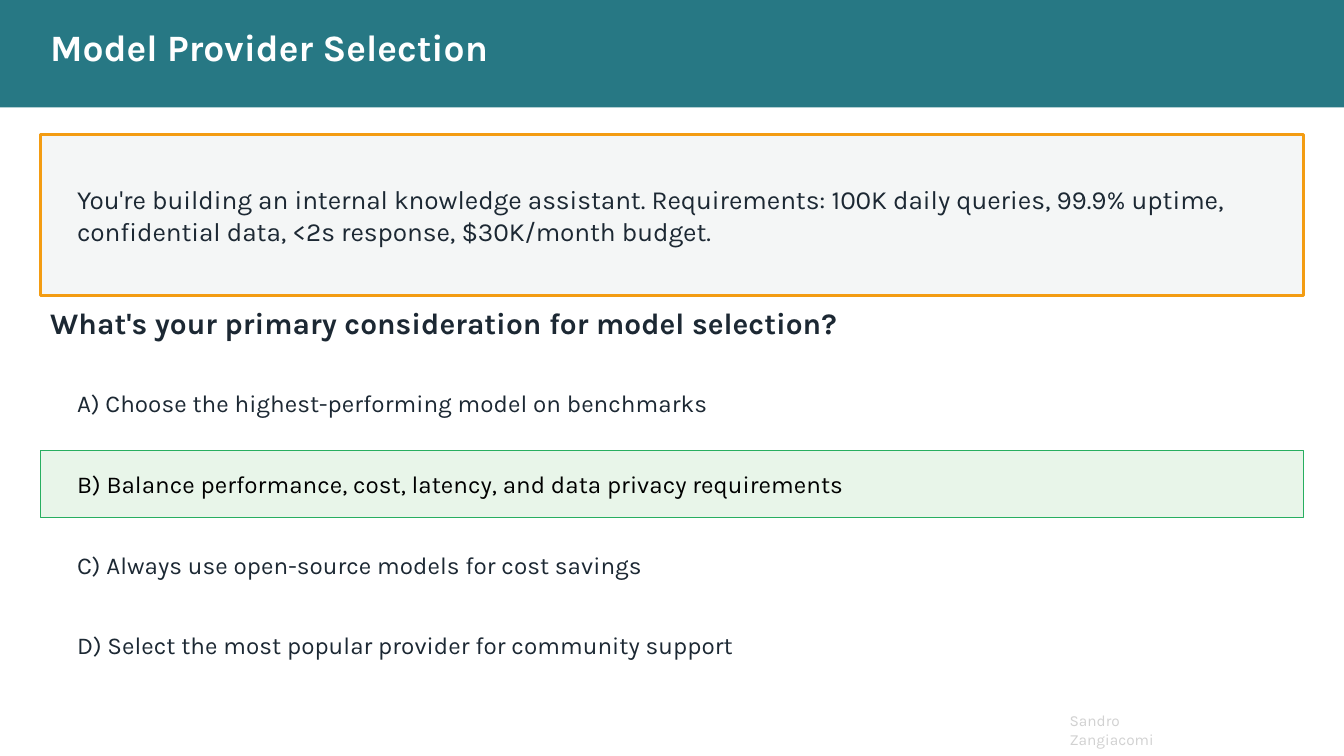
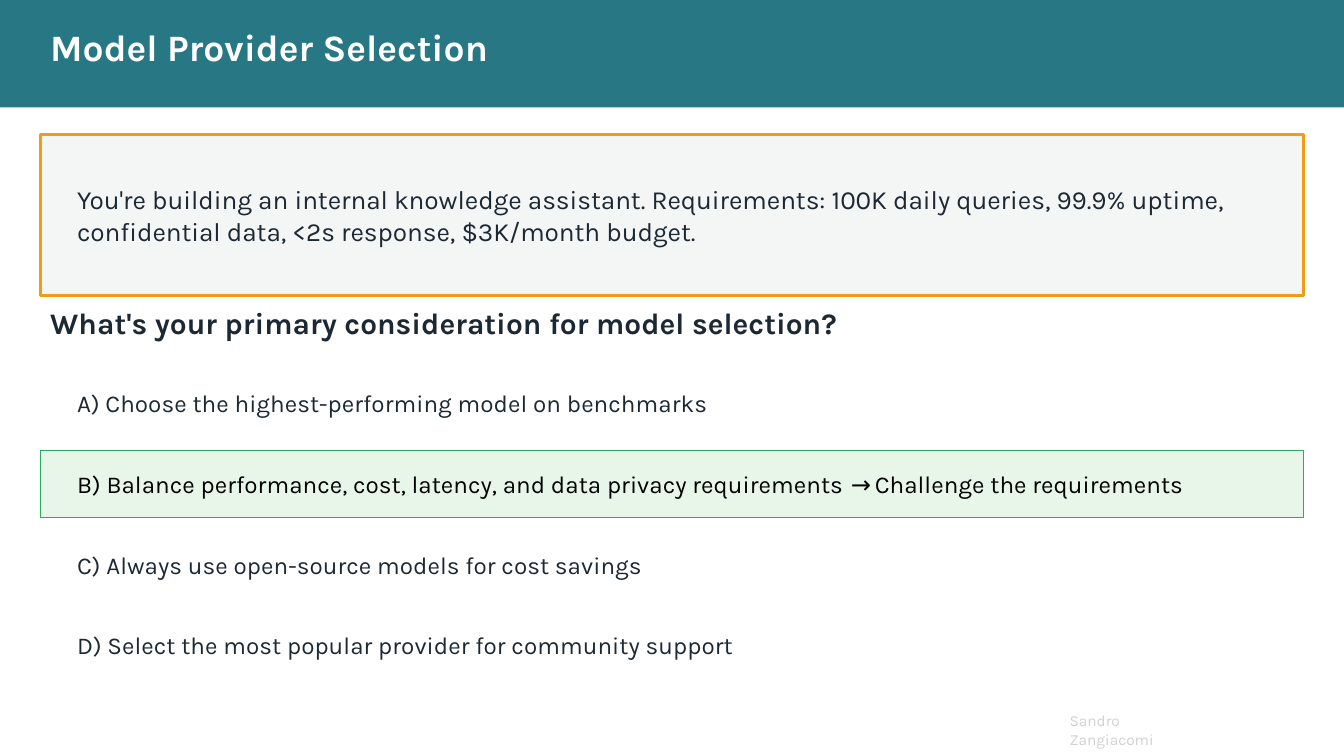
Before and after one commit to sandrozc/llm_learning_xp, a slide deck: slide 9 of genai_course.pptx (slide 22 before the commit). Drawn at 1344x756 pixels with LibreOffice and Linux fonts; fonts in the diff are those of the drawing; background and template pictures are left out. Boxes give left, top, right and bottom in pixels: in the first picture for what was removed or moved away, otherwise in the second. Text is boxed around its words. In the diff, an @@ line names an element or a change of style, - is before the commit and + after.

```diff
--- a/genai_course.pptx
+++ b/genai_course.pptx
@@ text at (77, 191, 1224, 247): text changed @@
-You're building an internal knowledge assistant. Requirements: 100K daily queries, 99.9% uptime, confidential data, <2s response, $30K/month budget.
+You're building an internal knowledge assistant. Requirements: 100K daily queries, 99.9% uptime, confidential data, <2s response, $3K/month budget.
@@ text at (77, 475, 1182, 499): text changed @@
-B) Balance performance, cost, latency, and data privacy requirements
+B) Balance performance, cost, latency, and data privacy requirements → Challenge the requirements
```
Also in this commit, not shown: 14 other slides changed, 7 slides added, 1 slide removed.
